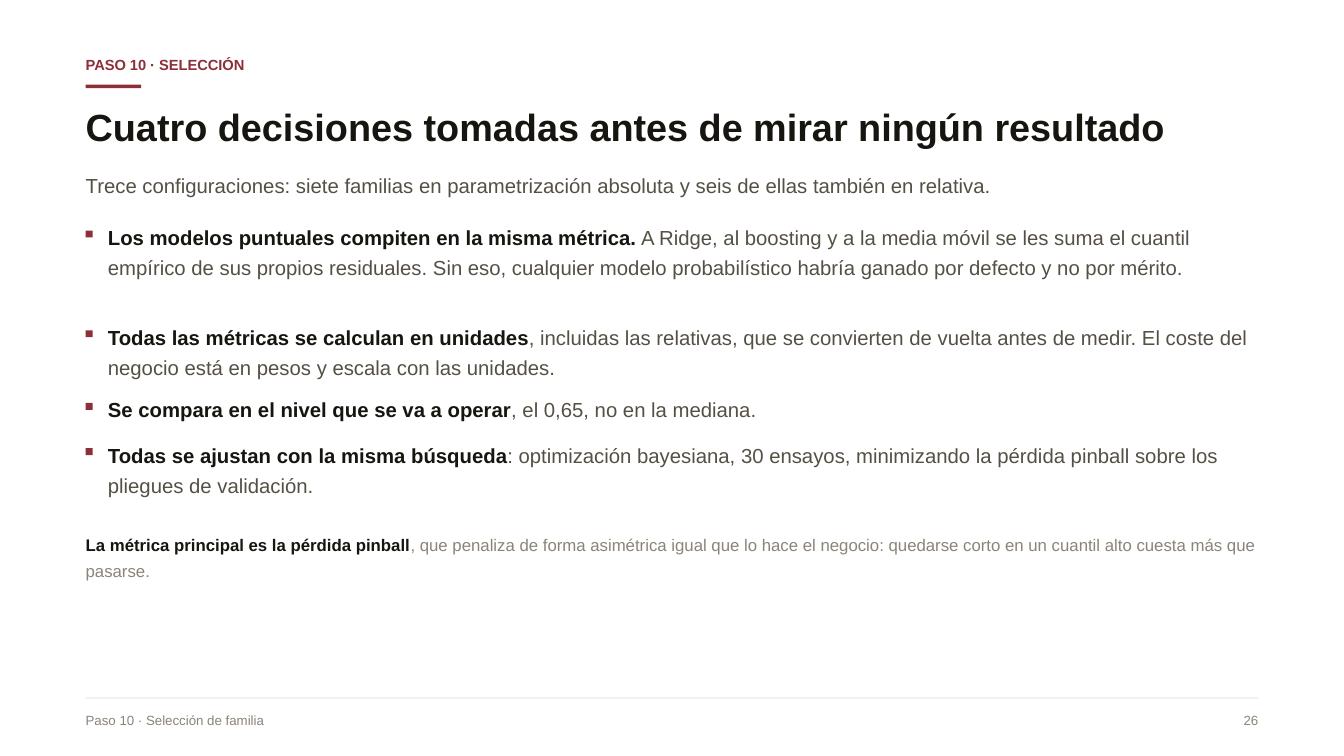
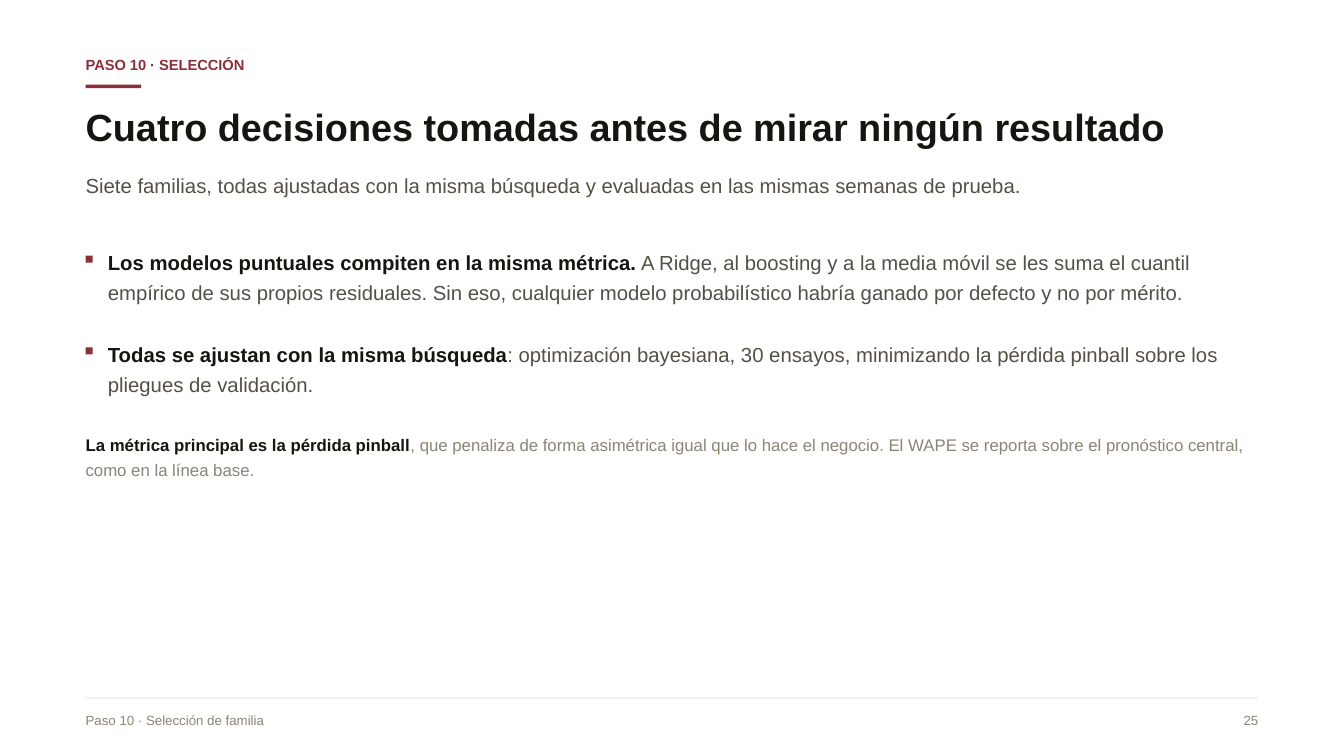
Before and after one commit to Danilo22m/Prueba_Tostao, a slide deck: slide 21 of Presentacion_Caso_A.pptx (slide 25 before the commit). Drawn at 1344x756 pixels with LibreOffice and Linux fonts; fonts in the diff are those of the drawing. Boxes give left, top, right and bottom in pixels: in the first picture for what was removed or moved away, otherwise in the second. Text is boxed around its words. In the diff, an @@ line names an element or a change of style, - is before the commit and + after.

```diff
--- a/Presentacion_Caso_A.pptx
+++ b/Presentacion_Caso_A.pptx
@@ text at (86, 178, 1021, 198): text changed @@
-Trece configuraciones: siete familias en parametrización absoluta y seis de ellas también en relativa.
+Siete familias, todas ajustadas con la misma búsqueda y evaluadas en las mismas semanas de prueba.
@@ rectangle removed at (86, 231, 93, 238) @@
@@ rectangle: place and size @@
-rectangle at (86, 331, 93, 338)
+rectangle at (86, 256, 93, 263)
@@ text "Los modelos puntuales compiten en ...": place and size @@
-text "Los modelos puntuales compiten en ..." at (108, 230, 1190, 280)
+text "Los modelos puntuales compiten en ..." at (108, 255, 1190, 305)
@@ rectangle: place and size @@
-rectangle at (86, 449, 93, 456)
+rectangle at (86, 348, 93, 355)
@@ text "Todas se ajustan con la ...": place and size @@
-text "Todas se ajustan con la ..." at (108, 448, 1218, 497)
+text "Todas se ajustan con la ..." at (108, 347, 1217, 396)
@@ text removed at (108, 330, 1247, 379) @@
-Todas las métricas se calculan en unidades, incluidas las relativas, que se convierten de vuelta antes de medir. El coste del negocio está en pesos y escala con las unidades.
@@ rectangle removed at (86, 403, 93, 410) @@
@@ text removed at (108, 402, 757, 422) @@
-Se compara en el nivel que se va a operar, el 0,65, no en la mediana.
@@ text at (86, 438, 1243, 476): text changed @@
-La métrica principal es la pérdida pinball, que penaliza de forma asimétrica igual que lo hace el negocio: quedarse corto en un cuantil alto cuesta más que pasarse.
+La métrica principal es la pérdida pinball, que penaliza de forma asimétrica igual que lo hace el negocio. El WAPE se reporta sobre el pronóstico central, como en la línea base.
```
Also in this commit, not shown: 41 other slides changed, 3 slides added, 8 slides removed, 15 other files.
